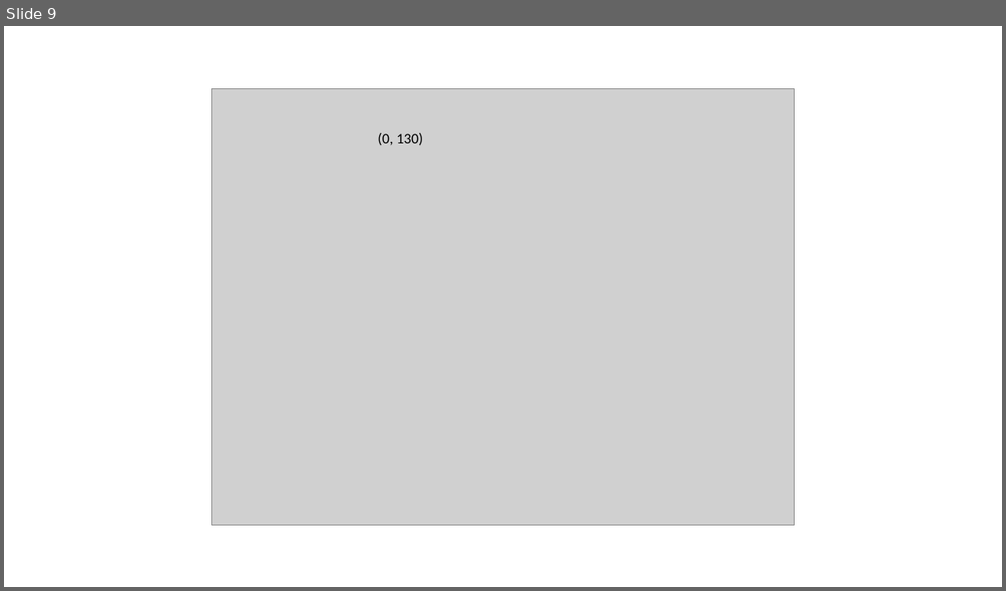
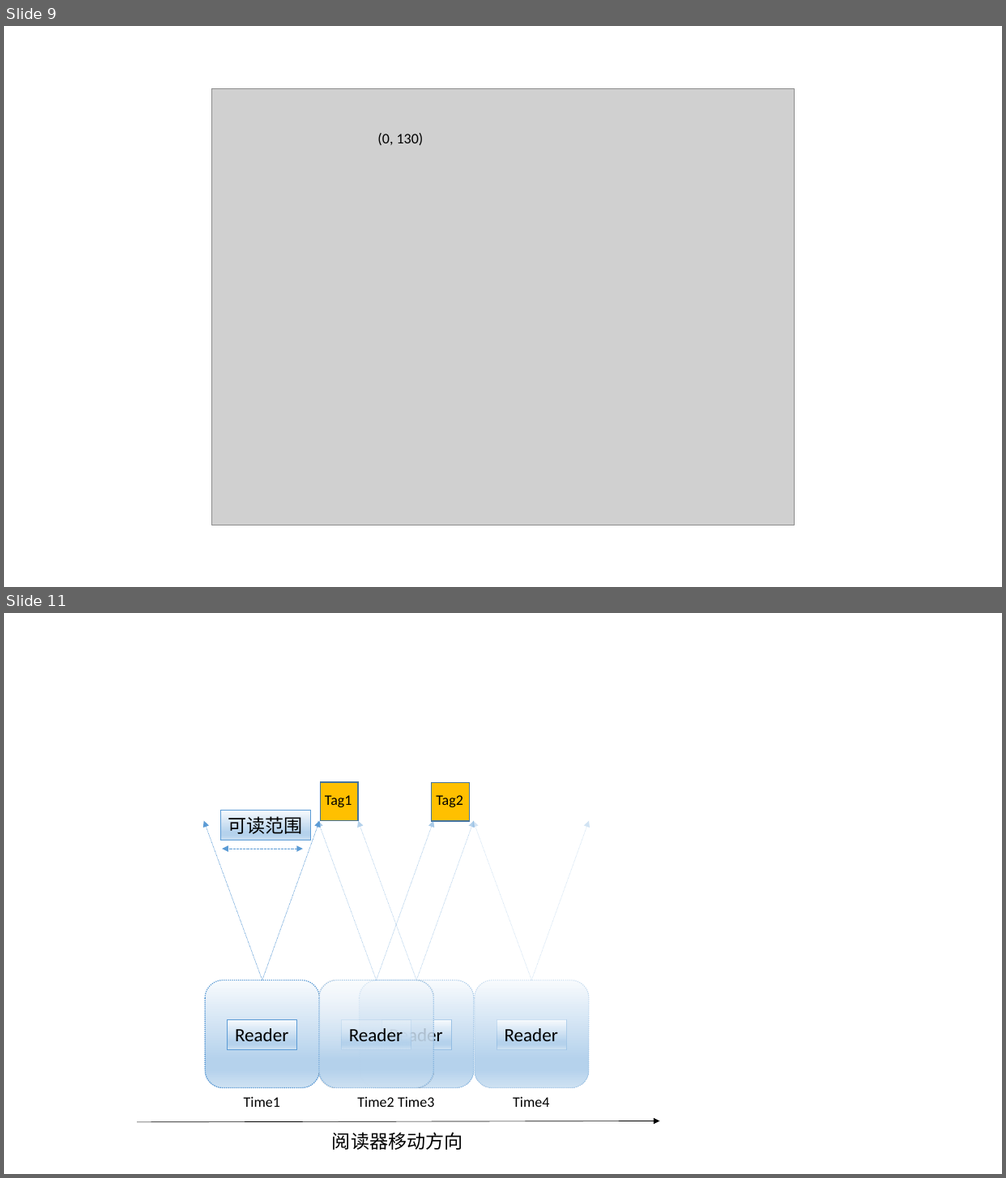
Before and after one commit to Allen-Wang-PW/Graduate_Project, a slide deck: 毕业论文/xArray/pic.pptx. Shown one above the other, each under a label of ours: slide 9 before the commit, slides 9 and 11 after it; the slides between them are not shown. The pictures are 1006x591 and 1006x1178 pixels, drawn with LibreOffice and Linux fonts; fonts in the diff are those of the drawing; grey boxes stand for pictures. Boxes give left, top, right and bottom in pixels: in the first picture for what was removed or moved away, otherwise in the second. Text is boxed around its words. In the diff, an @@ line names an element or a change of style, - is before the commit and + after.

```diff
--- a/毕业论文/xArray/pic.pptx
+++ b/毕业论文/xArray/pic.pptx
@@ slide 11 added at (4, 613, 1002, 1174), background #FFFFFF @@
@@ group added at (138, 782, 660, 1150): 9 arrows, 7 rectangles, 7 texts, 4 rounded rectangles, 1 double arrow @@
+Reader
+Reader
+可读范围
+Tag1
+Tag2
+Reader
+Reader
+阅读器移动方向
+Time1
+Time2
+Time3
+Time4
```
Also in this commit, not shown: 1 slide changed, 2 other slides added, 1 other file.
